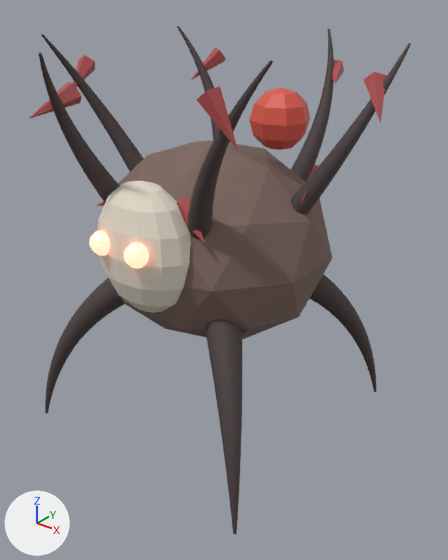
What one commit did to the Blender file bramblecrown/source-art/thornling.blend.
One viewpoint serves both versions: a camera (50 mm lens) standing at (0.668, -0.805, 0.785) and looking at (0.031, -0.009, 0.292). The axes (+X, +Y, +Z) are drawn at lower left. The lights are the same throughout. The picture after the commit comes second.

Objects in the first picture: 'thornling'.
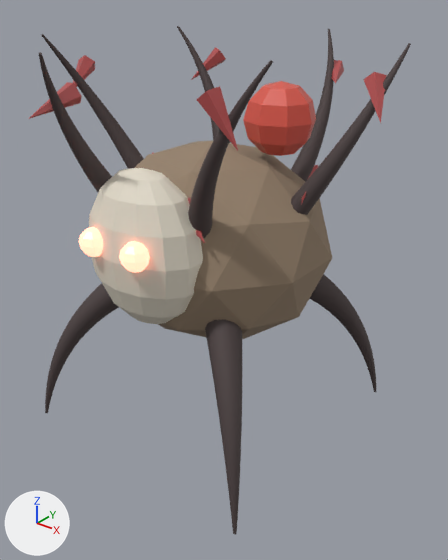
Where the change shows, as pixel boxes [x1, y1, x2, y2] in the pictures (448 x 560 px; the box of a moved part takes in the faces that stretch with it):
```json
{"part": 1, "of": "me_icosphere", "change": "moved or reshaped", "before": [107, 181, 179, 213], "after": [117, 168, 177, 324]}
{"part": 2, "of": "me_icosphere", "change": "moved or reshaped", "before": [250, 87, 310, 150], "after": [243, 81, 316, 156]}
{"part": 3, "of": "me_icosphere", "change": "recoloured", "before": [118, 141, 332, 339], "after": [135, 141, 332, 339]}
```

The change, as JSON lines over the scene's bpy script:
```json
{"op": "add", "block": "mat_crown_bark", "code": ["mat_crown_bark = principled_material('crown_bark')", "mat_crown_bark.base_color = (0.3, 0.22, 0.15)  # brown #95816c", "mat_crown_bark.roughness = 0.9"]}
{"block": "me_icosphere", "where": "me_icosphere.from_pydata(...)  # 3460 vertices, 3368 faces; spans x -0.288..0.282, y -0.299..0.3, z -0.001..0.701"}
{"block": "me_icosphere", "where": "# used by ob_thornling; location = (0.0, 0.0, 0.0)"}
{"block": "me_icosphere", "change": "me_icosphere part 1"}
{"block": "me_icosphere", "change": "16 vertices are removed from x -0.035..0.035, y -0.193..-0.147, z 0.29..0.51"}
{"block": "me_icosphere", "change": "42 faces are deleted"}
{"block": "me_icosphere", "change": "168 vertices move from x -0.091..0.091, y -0.245..-0.109, z 0.298..0.478 to x -0.108..0.108, y -0.258..-0.098, z 0.308..0.52"}
{"block": "me_icosphere", "change": "16 vertices are added at x -0.041..0.041, y -0.197..-0.143, z 0.27..0.53"}
{"block": "me_icosphere", "change": "42 new faces join them, mat_bone_mask (pale yellow #e5ddcb)"}
{"block": "me_icosphere", "change": "me_icosphere part 2"}
{"block": "me_icosphere", "change": "2 vertices are removed from x 0.1, y 0.05, z 0.53..0.63"}
{"block": "me_icosphere", "change": "24 faces are deleted"}
{"block": "me_icosphere", "change": "40 vertices move from x 0.05..0.15, y 0.0..0.1, z 0.537..0.623 to x 0.04..0.16, y -0.01..0.11, z 0.528..0.632"}
{"block": "me_icosphere", "change": "2 vertices are added at (0.1, 0.05, 0.64), (0.1, 0.05, 0.52)"}
{"block": "me_icosphere", "change": "24 new faces join them, mat_rose_hip (red #dd594b)"}
{"block": "me_icosphere", "change": "me_icosphere part 3: 80 faces spanning x -0.209..0.209, y -0.2..0.2, z 0.18..0.54 switch from mat_thornwood_light (brown #7c655d) to mat_crown_bark (brown #95816c)"}
```
